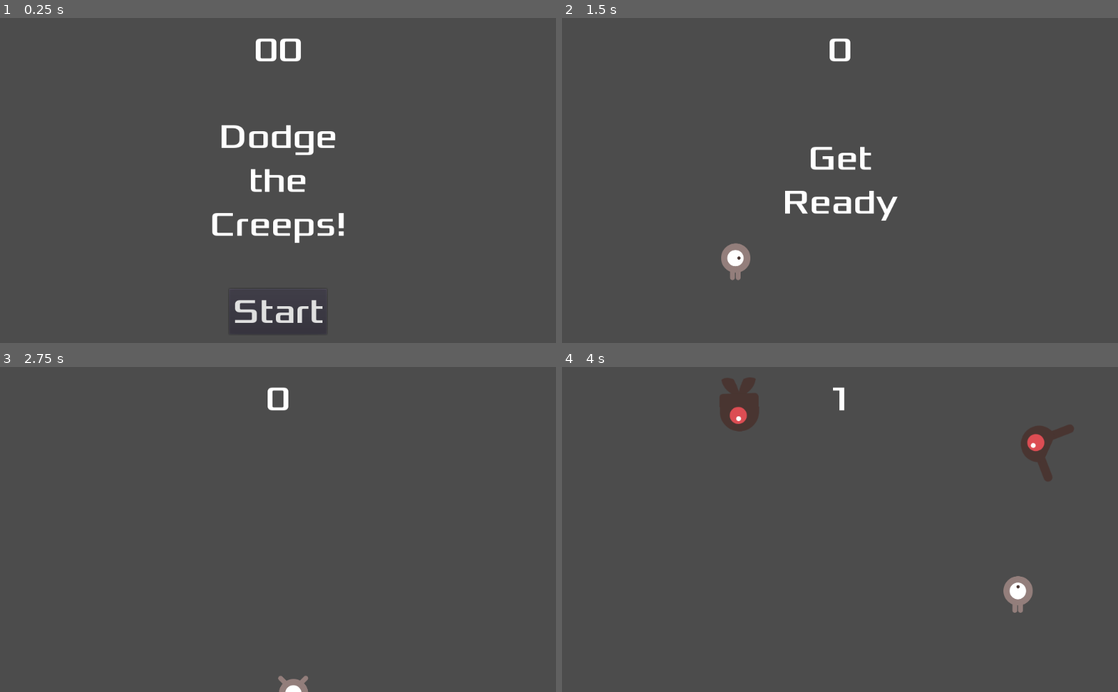
Above: before the commit, frames 1-4 (two rows, left to right).
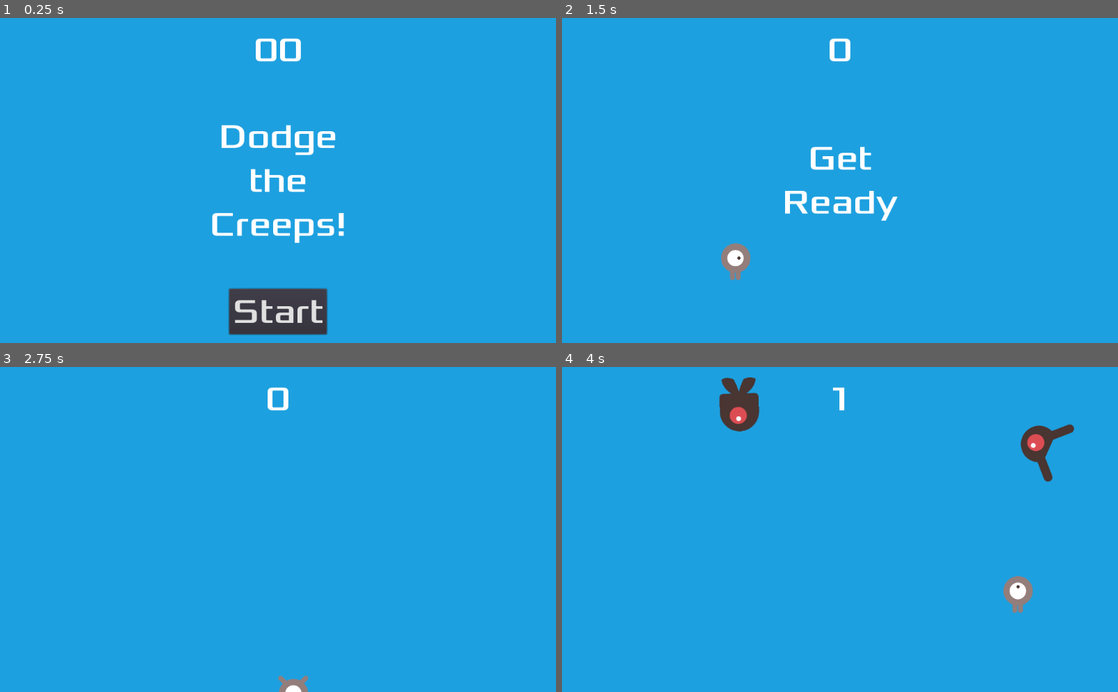
Above: after the commit, the same moments.

Repository: peter201943/dodge-the-creeps
Game: Godot game, scene res://scene/Main.tscn
The game is run twice, just before and just after one commit, with the same random seed, the same clock (stepped at 60 frames per second) and the same inputs.
Inputs:
- Up to frame 1 (0.25 s): no input
- Up to frame 2 (1.5 s): click "Start" at 0.5 s; tap Enter at 1.25 s; hold Right (ui_right) from 1.28 s (still down)
- Up to frame 3 (2.75 s): release Right (ui_right) at 2.03 s; hold Down (ui_down) from 2.03 s (still down)
- Up to frame 4 (4 s): release Down (ui_down) at 2.78 s; hold Right (ui_right) 2.78-3.53 s; hold Up (ui_up) from 3.53 s (still down)

The runs differ from the first frame. In frame 1, 96% of the frame differs, in the area x 0-100%, y 0-100%; in frame 2, 99%; in frame 3, 100%; in frame 4, 98%.

Commit message:
Add Music

Diff:
--- a/scene/Main.tscn
+++ b/scene/Main.tscn
@@ -1,9 +1,11 @@
-[gd_scene load_steps=6 format=2]
+[gd_scene load_steps=8 format=2]
 
 [ext_resource path="res://scene/Player.tscn" type="PackedScene" id=1]
 [ext_resource path="res://script/Main.gd" type="Script" id=2]
 [ext_resource path="res://scene/Mob.tscn" type="PackedScene" id=3]
 [ext_resource path="res://scene/HUD.tscn" type="PackedScene" id=4]
+[ext_resource path="res://sound/House In a Forest Loop.ogg" type="AudioStream" id=5]
+[ext_resource path="res://sound/gameover.wav" type="AudioStream" id=6]
 
 [sub_resource type="Curve2D" id=1]
 _data = {
@@ -13,6 +15,14 @@
 [node name="Main" type="Node2D"]
 script = ExtResource( 2 )
 Mob = ExtResource( 3 )
+
+[node name="Background" type="ColorRect" parent="."]
+margin_right = 2000.0
+margin_bottom = 2000.0
+color = Color( 0.117647, 0.631373, 0.882353, 1 )
+__meta__ = {
+"_edit_use_anchors_": false
+}
 
 [node name="Player" parent="." instance=ExtResource( 1 )]
 
@@ -36,3 +46,9 @@
 rotation = -1.56318
 
 [node name="HUD" parent="." instance=ExtResource( 4 )]
+
+[node name="Music" type="AudioStreamPlayer" parent="."]
+stream = ExtResource( 5 )
+
+[node name="Death" type="AudioStreamPlayer" parent="."]
+stream = ExtResource( 6 )
--- a/script/Main.gd
+++ b/script/Main.gd
@@ -18,6 +18,8 @@
 const mob_path_name := "MobPath"			# What we call the mob path
 const spawn_finder_name := "SpawnFinder"	# What we call the spawner
 const hud_name := "HUD"						# What we call the hud
+const music_name := "Music"					# What we call the music
+const death_name := "Death"					# What we call the Dying
 
 
 
@@ -33,6 +35,8 @@
 var mob_path								# Where we can spawn mobs
 var spawn_finder							# Where we spawn a particular mob
 var hud										# How we display messages
+var music									# Background Ambiance
+var death									# Shriek of Pain
 
 
 
@@ -56,6 +60,8 @@
 	mob_timer = self.get_node(mob_timer_name)
 	mob_path = self.get_node(mob_path_name)
 	hud = self.get_node(hud_name)
+	music = self.get_node(music_name)
+	death = self.get_node(death_name)
 
 
 func _connect_signals():
@@ -75,6 +81,8 @@
 	score_timer.stop()
 	mob_timer.stop()
 	hud.show_game_over()
+	music.stop()
+	death.play()
 
 
 func new_game():
@@ -84,6 +92,7 @@
 	start_timer.start()
 	hud.update_score(score)
 	hud.show_message("Get Ready")
+	music.play()
 
 
 func _start_timers():
